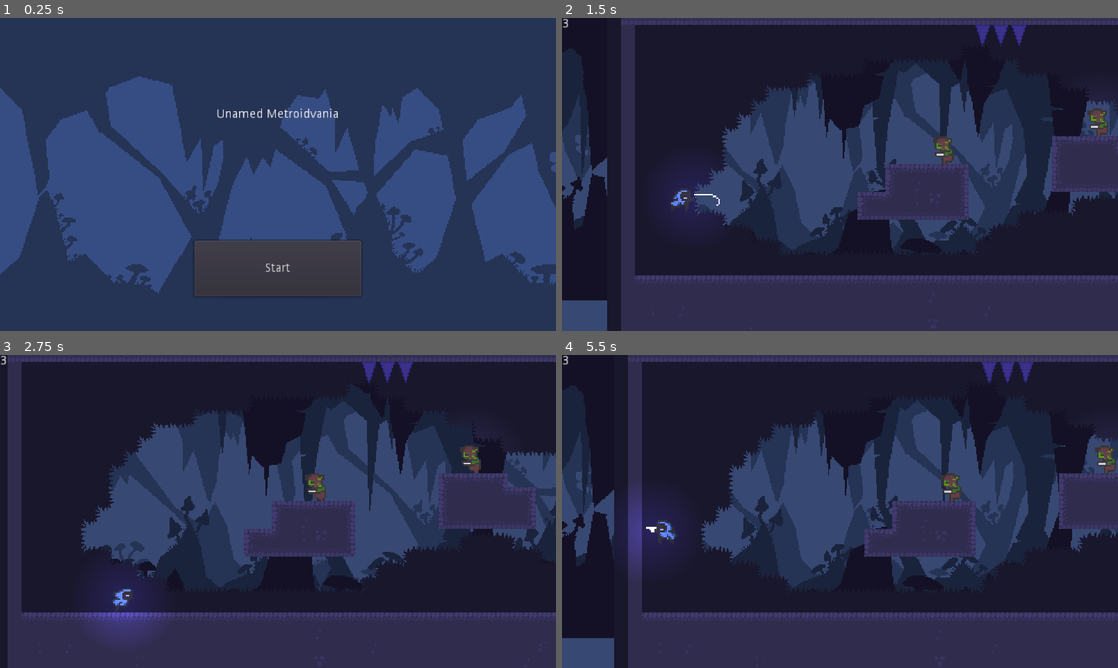
Above: before the commit, frames 1-4 (two rows, left to right).
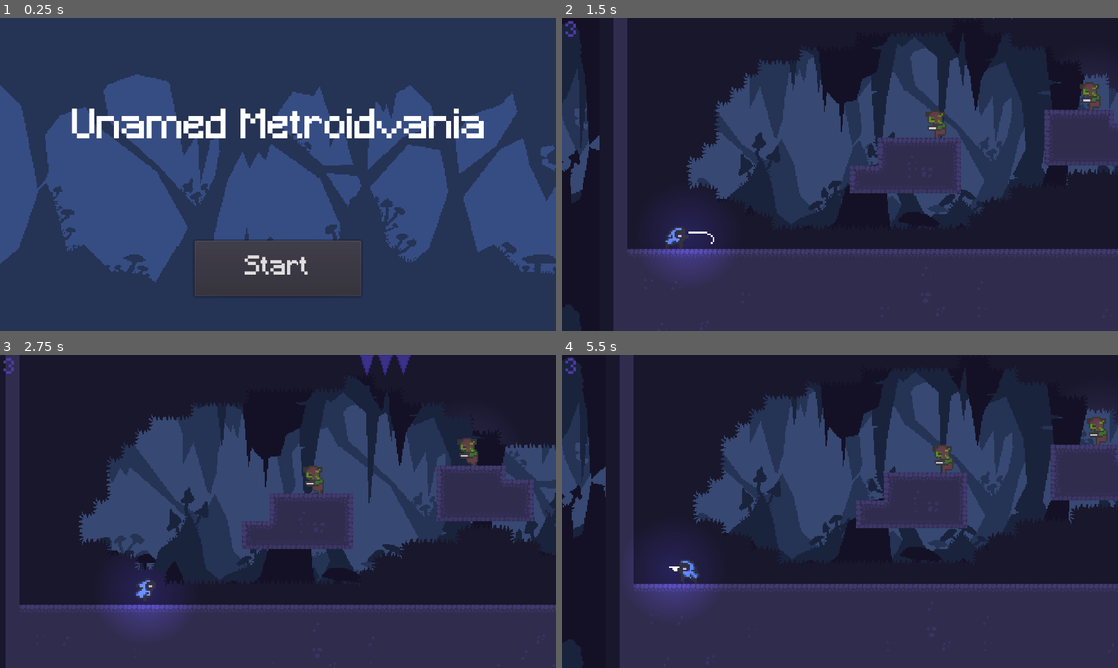
Above: after the commit, the same moments.

Repository: drkdragonz/Metroidvania
Game: Godot game, scene res://Menu.tscn
Same seed, same stepped clock (60 frames per second), same inputs: the game is played once before the commit and once after it.
Inputs (mouse positions are in pixels of both pictures, inside the frame that each line leads up to):
- Up to frame 1 (0.25 s): no input
- Up to frame 2 (1.5 s): click "Start" at 0.5 s; tap Enter (ui_accept) at 1.25 s; move the mouse to (962, 158) at 1.27 s; hold D (right) from 1.28 s (still down); click (962, 158) at 1.35 s
- Up to frame 3 (2.75 s): keep holding D (right); tap Enter (ui_accept) at 1.52, 2.27 s; move the mouse to (166, 527) at 2.02 s; click (166, 527) at 2.1 s
- Up to frame 4 (5.5 s): move the mouse to (895, 442) at 2.77 s; release D (right) at 2.78 s; hold A (left) 2.78-3.53 s; right-click (895, 442) at 2.85 s; click (895, 442) at 3.05 s; move the mouse to (812, 574) at 3.52 s; hold D (right) 3.53-5.03 s; click (812, 574) at 3.6 s; tap Enter (ui_accept) at 3.77, 4.52, 5.27 s; move the mouse to (1006, 558) at 4.27 s; click (1006, 558) at 4.35 s; move the mouse to (673, 464) at 5.02 s; hold A (left) from 5.03 s (still down); right-click (673, 464) at 5.1 s; click (673, 464) at 5.3 s

The runs differ from the first frame. In frame 1, 12% of the frame differs, in the area x 0-100%, y 18-88%; in frame 2, 34%; in frame 3, 16%; in frame 4, 36%, in the area x 0-100%, y 0-100%.

Commit message:
just more stuff xD

Diff:
--- a/Menu.tscn
+++ b/Menu.tscn
@@ -1,7 +1,16 @@
-[gd_scene load_steps=3 format=2]
+[gd_scene load_steps=6 format=2]
 
 [ext_resource path="res://Menu.gd" type="Script" id=1]
+[ext_resource path="res://Minecraft.ttf" type="DynamicFontData" id=2]
 [ext_resource path="res://Art/BG/Mushroom_Cave_L2.png" type="Texture" id=4]
+
+[sub_resource type="DynamicFont" id=1]
+size = 30
+font_data = ExtResource( 2 )
+
+[sub_resource type="DynamicFont" id=2]
+size = 46
+font_data = ExtResource( 2 )
 
 [node name="StartMenu" type="Control"]
 anchor_right = 1.0
@@ -20,7 +29,7 @@
 }
 
 [node name="Sprite3" type="Sprite" parent="."]
-scale = Vector2( 1.5, 1.5 )
+scale = Vector2( 1.475, 1.44 )
 texture = ExtResource( 4 )
 centered = false
 
@@ -29,6 +38,7 @@
 margin_top = 256.0
 margin_right = 416.0
 margin_bottom = 320.0
+custom_fonts/font = SubResource( 1 )
 text = "Start"
 __meta__ = {
 "_edit_use_anchors_": false
@@ -38,6 +48,7 @@
 margin_top = 104.0
 margin_right = 640.0
 margin_bottom = 272.0
+custom_fonts/font = SubResource( 2 )
 text = "Unamed Metroidvania"
 align = 1
 __meta__ = {
--- a/Scenes/BasicEnemy.tscn
+++ b/Scenes/BasicEnemy.tscn
@@ -7,44 +7,44 @@
 [ext_resource path="res://Art/Light.png" type="Texture" id=5]
 
 [sub_resource type="AtlasTexture" id=1]
+atlas = ExtResource( 4 )
+region = Rect2( 0, 0, 16, 16 )
+
+[sub_resource type="AtlasTexture" id=2]
+atlas = ExtResource( 4 )
+region = Rect2( 16, 0, 16, 16 )
+
+[sub_resource type="AtlasTexture" id=3]
+atlas = ExtResource( 4 )
+region = Rect2( 32, 0, 16, 16 )
+
+[sub_resource type="AtlasTexture" id=4]
+atlas = ExtResource( 4 )
+region = Rect2( 48, 0, 16, 16 )
+
+[sub_resource type="AtlasTexture" id=5]
+atlas = ExtResource( 4 )
+region = Rect2( 64, 0, 16, 16 )
+
+[sub_resource type="AtlasTexture" id=6]
+atlas = ExtResource( 4 )
+region = Rect2( 80, 0, 16, 16 )
+
+[sub_resource type="AtlasTexture" id=7]
 atlas = ExtResource( 2 )
 region = Rect2( 0, 0, 24, 16 )
 
-[sub_resource type="AtlasTexture" id=2]
+[sub_resource type="AtlasTexture" id=8]
 atlas = ExtResource( 2 )
 region = Rect2( 24, 0, 24, 16 )
 
-[sub_resource type="AtlasTexture" id=3]
+[sub_resource type="AtlasTexture" id=9]
 atlas = ExtResource( 2 )
 region = Rect2( 48, 0, 24, 16 )
 
-[sub_resource type="AtlasTexture" id=4]
+[sub_resource type="AtlasTexture" id=10]
 atlas = ExtResource( 2 )
 region = Rect2( 72, 0, 24, 16 )
-
-[sub_resource type="AtlasTexture" id=5]
-atlas = ExtResource( 4 )
-region = Rect2( 0, 0, 16, 16 )
-
-[sub_resource type="AtlasTexture" id=6]
-atlas = ExtResource( 4 )
-region = Rect2( 16, 0, 16, 16 )
-
-[sub_resource type="AtlasTexture" id=7]
-atlas = ExtResource( 4 )
-region = Rect2( 32, 0, 16, 16 )
-
-[sub_resource type="AtlasTexture" id=8]
-atlas = ExtResource( 4 )
-region = Rect2( 48, 0, 16, 16 )
-
-[sub_resource type="AtlasTexture" id=9]
-atlas = ExtResource( 4 )
-region = Rect2( 64, 0, 16, 16 )
-
-[sub_resource type="AtlasTexture" id=10]
-atlas = ExtResource( 4 )
-region = Rect2( 80, 0, 16, 16 )
 
 [sub_resource type="AtlasTexture" id=11]
 atlas = ExtResource( 3 )
@@ -72,14 +72,14 @@
 
 [sub_resource type="SpriteFrames" id=17]
 animations = [ {
-"frames": [ SubResource( 1 ), SubResource( 2 ), SubResource( 3 ), SubResource( 4 ) ],
+"frames": [ SubResource( 1 ), SubResource( 2 ), SubResource( 3 ), SubResource( 4 ), SubResource( 5 ), SubResource( 6 ) ],
+"loop": true,
+"name": "Death",
+"speed": 13.0
+}, {
+"frames": [ SubResource( 7 ), SubResource( 8 ), SubResource( 9 ), SubResource( 10 ) ],
 "loop": false,
 "name": "Attack",
-"speed": 13.0
-}, {
-"frames": [ SubResource( 5 ), SubResource( 6 ), SubResource( 7 ), SubResource( 8 ), SubResource( 9 ), SubResource( 10 ) ],
-"loop": true,
-"name": "Death",
 "speed": 13.0
 }, {
 "frames": [ SubResource( 11 ), SubResource( 12 ), SubResource( 13 ), SubResource( 14 ), SubResource( 15 ), SubResource( 16 ) ],
@@ -162,4 +162,5 @@
 shadow_enabled = true
 
 [connection signal="body_entered" from="PlayerDetector" to="." method="_on_Area2D_body_entered"]
+[connection signal="body_entered" from="AttackBox" to="." method="_on_AttackBox_body_entered"]
 [connection signal="area_entered" from="HurtBox" to="." method="_on_HurtBox_area_entered"]
--- a/Scenes/Bullet.tscn
+++ b/Scenes/Bullet.tscn
@@ -41,7 +41,7 @@
 radius = 11.0437
 
 [node name="Bullet" type="Area2D" groups=[
-"Enemy",
+"Projectile",
 ]]
 collision_mask = 5
 script = ExtResource( 1 )
--- a/Scenes/FallingSpike.tscn
+++ b/Scenes/FallingSpike.tscn
@@ -7,7 +7,7 @@
 extents = Vector2( 9.60881, 11.6539 )
 
 [node name="FallingSpike" type="Area2D" groups=[
-"Enemy",
+"Projectile",
 ]]
 collision_layer = 2
 collision_mask = 5
--- a/Scenes/Shuriken.tscn
+++ b/Scenes/Shuriken.tscn
@@ -35,10 +35,10 @@
 }
 
 [sub_resource type="CircleShape2D" id=3]
-radius = 9.67664
+radius = 6.42911
 
 [sub_resource type="CircleShape2D" id=4]
-radius = 10.9625
+radius = 7.57345
 
 [node name="Shuriken" type="Area2D" groups=[
 "Sword",
--- a/Scenes/World.tscn
+++ b/Scenes/World.tscn
@@ -333,13 +333,13 @@
 } ]
 0/z_index = 0
 
+[sub_resource type="RectangleShape2D" id=49]
+extents = Vector2( 99.5275, 0.999512 )
+
 [sub_resource type="RectangleShape2D" id=50]
-extents = Vector2( 99.5275, 3.82648 )
-
-[sub_resource type="RectangleShape2D" id=51]
-extents = Vector2( 99.5275, 3.97699 )
-
-[sub_resource type="Curve2D" id=49]
+extents = Vector2( 99.5275, 0.757721 )
+
+[sub_resource type="Curve2D" id=51]
 _data = {
 "points": PoolVector2Array( -62.0961, -10.3494, 62.0961, 10.3494, 1449.8, 132.675, -13.0815, -21.9203, 13.0815, 21.9203 …(302 unchanged characters)…
 }
@@ -378,10 +378,10 @@
 [node name="ParallaxBackground" type="ParallaxBackground" parent="LevelArt"]
 
 [node name="ColorRect" type="ColorRect" parent="LevelArt/ParallaxBackground"]
-margin_left = -35.63
-margin_top = -17.0
-margin_right = 1768.37
-margin_bottom = 705.0
+margin_left = -35.4813
+margin_top = -17.2973
+margin_right = 1768.52
+margin_bottom = 704.703
 color = Color( 0.21759, 0.285149, 0.449219, 1 )
 __meta__ = {
 "_edit_use_anchors_": false
@@ -415,7 +415,7 @@
 centered = false
 
 [node name="Player" parent="." instance=ExtResource( 3 )]
-position = Vector2( 27.5396, 175.767 )
+position = Vector2( 56.4938, 278.22 )
 collision_mask = 6
 
 [node name="Camera2D" type="Camera2D" parent="Player"]
@@ -455,6 +455,15 @@
 [node name="FallingSpike3" parent="Stuffs" instance=ExtResource( 4 )]
 position = Vector2( 442, 8 )
 
+[node name="FallingSpike7" parent="Stuffs" instance=ExtResource( 4 )]
+position = Vector2( 608, 424 )
+
+[node name="FallingSpike8" parent="Stuffs" instance=ExtResource( 4 )]
+position = Vector2( 648, 424 )
+
+[node name="FallingSpike9" parent="Stuffs" instance=ExtResource( 4 )]
+position = Vector2( 688, 424 )
+
 [node name="FallingSpike4" parent="Stuffs" instance=ExtResource( 4 )]
 position = Vector2( 638, 8 )
 
@@ -468,15 +477,15 @@
 position = Vector2( 1612, 358 )
 
 [node name="CollisionShape2D" type="CollisionShape2D" parent="Stuffs/Area2D"]
-position = Vector2( 3.48938, -2.57529 )
-shape = SubResource( 50 )
+position = Vector2( 3.35742, -8.80039 )
+shape = SubResource( 49 )
 
 [node name="Area2D2" type="Area2D" parent="Stuffs"]
 position = Vector2( 1612, 358 )
 
 [node name="CollisionShape2D" type="CollisionShape2D" parent="Stuffs/Area2D2"]
-position = Vector2( 3.57922, 8.11688 )
-shape = SubResource( 51 )
+position = Vector2( 3.57922, 15.1793 )
+shape = SubResource( 50 )
 
 [node name="Enemies" type="Node2D" parent="."]
 
@@ -511,20 +520,20 @@
 [node name="Path2D3" type="Path2D" parent="Enemies"]
 position = Vector2( -340.715, 410.001 )
 scale = Vector2( 0.73857, 0.69989 )
-curve = SubResource( 49 )
+curve = SubResource( 51 )
 
 [node name="PathFollow2D" type="PathFollow2D" parent="Enemies/Path2D3"]
 position = Vector2( 1449.8, 132.675 )
 rotate = false
 
 [node name="WallEnemy3" parent="Enemies/Path2D3/PathFollow2D" instance=ExtResource( 5 )]
-position = Vector2( 0.228516, -0.00244141 )
+position = Vector2( -0.00494385, 0.198364 )
 scale = Vector2( 1.42857, 1.42858 )
 
 [node name="Path2D2" type="Path2D" parent="Enemies"]
 position = Vector2( 298.887, -17.3538 )
 scale = Vector2( 0.295726, 1.06446 )
-curve = SubResource( 49 )
+curve = SubResource( 51 )
 
 [node name="PathFollow2D" type="PathFollow2D" parent="Enemies/Path2D2"]
 position = Vector2( 1449.8, 132.675 )
--- a/Scripts/Player.gd
+++ b/Scripts/Player.gd
@@ -21,19 +21,20 @@
 var can_shoot = true
 const SHURIKEN = preload("res://Scenes/Shuriken.tscn")
 
-export var Health = 3
-var repulsion = Vector2()
-var knock_force = 1000
+export var Health = 30
+var knockback = 1000
+var player_pos = null
+var enemy_pos = null
 
 
 enum {
 	IDLE
 	RUN
 	AIR
-	KNOCKBACK
 	ATTACK
 	SHOOT
 	DEATH
+	KNOCKBACK
 }
 
 var _state: int = IDLE
@@ -61,6 +62,7 @@
 
 	match _state:
 		IDLE:
+			$HitBox/CollisionShape2D.disabled = false
 			animated_sprite.play("Idle")
 			if is_on_floor() and _velocity.x:
 				change_state(RUN)
@@ -76,6 +78,14 @@
 				change_state(IDLE)
 				can_jump = can_jump_start
 		KNOCKBACK:
+			player_pos = global_position
+			print(enemy_pos)
+			print(player_pos)
+			_velocity = 0
+			_velocity = (player_pos - enemy_pos).normalized() * knockback
+			$AnimationPlayer.play("Flash")
+			$HitBox/CollisionShape2D.disabled = true
+			yield(get_tree().create_timer(0.1), "timeout")
 			change_state(IDLE)
 		ATTACK:
 			attacking = true
@@ -96,12 +106,13 @@
 			change_state(IDLE)
 		DEATH:
 			animated_sprite.play("Death")
-			yield(get_tree().create_timer(0.5), "timeout")
+			yield(get_tree().create_timer(1.2), "timeout")
 			get_tree().reload_current_scene()
 
 
 
 	_velocity = move_and_slide(_velocity, _floor)
+
 
 func move_direction() -> Vector2:
 	return Vector2(
@@ -129,6 +140,7 @@
 
 func _on_HitBox_area_entered(area):
 	if area.is_in_group("Enemy"):
+		enemy_pos = (area.get_parent()).get_global_position()
 		#print("hit")
 		Health -= 1
 		$TempUi/CanvasLayer/Label.text = str(Health)
@@ -136,9 +148,9 @@
 		if Health < 1:
 			change_state(DEATH)
 			$TempUi/CanvasLayer/Label.text = str("Dead")
-	if area.is_in_group("Spike"):
+	if area.is_in_group("Projectile"):
 		#print("hit")
-		Health -= 3
+		Health -= 1
 		$TempUi/CanvasLayer/Label.text = str(Health)
 		if Health < 1:
 			$TempUi/CanvasLayer/Label.text = str("Dead")
--- a/Scripts/Scenes/Player.tscn
+++ b/Scripts/Scenes/Player.tscn
@@ -9,175 +9,217 @@
 [ext_resource path="res://Art/herochar_death_anim_strip_8.png" type="Texture" id=7]
 [ext_resource path="res://Art/herochar_hit_anim_strip_3.png" type="Texture" id=8]
 [ext_resource path="res://Art/Light.png" type="Texture" id=9]
-
-[sub_resource type="RectangleShape2D" id=1]
+[ext_resource path="res://Minecraft.ttf" type="DynamicFontData" id=10]
+
+[sub_resource type="Shader" id=1]
+code = "shader_type canvas_item;
+
+uniform vec4 flash_color : hint_color = vec4(1.0);
+uniform float flash_modifyer : hint_range(0.0, 1.0) = 0.0;
+
+void fragment() {
+	vec4 color = texture(TEXTURE, UV);
+	color.rgb = mix(color.rgb, flash_color.rgb, flash_modifyer);
+	COLOR = color;
+}"
+
+[sub_resource type="ShaderMaterial" id=2]
+shader = SubResource( 1 )
+shader_param/flash_color = Color( 1, 1, 1, 1 )
+shader_param/flash_modifyer = 0.0
+
+[sub_resource type="RectangleShape2D" id=3]
 extents = Vector2( 10.8975, 16 )
 
-[sub_resource type="AtlasTexture" id=2]
-atlas = ExtResource( 3 )
-region = Rect2( 0, 0, 16, 16 )
-
-[sub_resource type="AtlasTexture" id=3]
-atlas = ExtResource( 3 )
-region = Rect2( 16, 0, 16, 16 )
-
 [sub_resource type="AtlasTexture" id=4]
-atlas = ExtResource( 3 )
-region = Rect2( 32, 0, 16, 16 )
+atlas = ExtResource( 8 )
+region = Rect2( 0, 0, 16, 16 )
 
 [sub_resource type="AtlasTexture" id=5]
-atlas = ExtResource( 3 )
+atlas = ExtResource( 8 )
+region = Rect2( 16, 0, 16, 16 )
+
+[sub_resource type="AtlasTexture" id=6]
+atlas = ExtResource( 8 )
+region = Rect2( 32, 0, 16, 16 )
+
+[sub_resource type="AtlasTexture" id=7]
+atlas = ExtResource( 2 )
+region = Rect2( 0, 0, 16, 16 )
+
+[sub_resource type="AtlasTexture" id=8]
+atlas = ExtResource( 2 )
+region = Rect2( 16, 0, 16, 16 )
+
+[sub_resource type="AtlasTexture" id=9]
+atlas = ExtResource( 2 )
+region = Rect2( 32, 0, 16, 16 )
+
+[sub_resource type="AtlasTexture" id=10]
+atlas = ExtResource( 2 )
 region = Rect2( 48, 0, 16, 16 )
 
-[sub_resource type="AtlasTexture" id=6]
+[sub_resource type="AtlasTexture" id=11]
+atlas = ExtResource( 3 )
+region = Rect2( 0, 0, 16, 16 )
+
+[sub_resource type="AtlasTexture" id=12]
+atlas = ExtResource( 3 )
+region = Rect2( 16, 0, 16, 16 )
+
+[sub_resource type="AtlasTexture" id=13]
+atlas = ExtResource( 3 )
+region = Rect2( 32, 0, 16, 16 )
+
+[sub_resource type="AtlasTexture" id=14]
+atlas = ExtResource( 3 )
+region = Rect2( 48, 0, 16, 16 )
+
+[sub_resource type="AtlasTexture" id=15]
 atlas = ExtResource( 3 )
 region = Rect2( 64, 0, 16, 16 )
 
-[sub_resource type="AtlasTexture" id=7]
+[sub_resource type="AtlasTexture" id=16]
 atlas = ExtResource( 3 )
 region = Rect2( 80, 0, 16, 16 )
 
-[sub_resource type="AtlasTexture" id=8]
-atlas = ExtResource( 2 )
-region = Rect2( 0, 0, 16, 16 )
-
-[sub_resource type="AtlasTexture" id=9]
-atlas = ExtResource( 2 )
-region = Rect2( 16, 0, 16, 16 )
-
-[sub_resource type="AtlasTexture" id=10]
-atlas = ExtResource( 2 )
-region = Rect2( 32, 0, 16, 16 )
-
-[sub_resource type="AtlasTexture" id=11]
-atlas = ExtResource( 2 )
+[sub_resource type="AtlasTexture" id=17]
+atlas = ExtResource( 7 )
+region = Rect2( 0, 0, 16, 16 )
+
+[sub_resource type="AtlasTexture" id=18]
+atlas = ExtResource( 7 )
+region = Rect2( 16, 0, 16, 16 )
+
+[sub_resource type="AtlasTexture" id=19]
+atlas = ExtResource( 7 )
+region = Rect2( 32, 0, 16, 16 )
+
+[sub_resource type="AtlasTexture" id=20]
+atlas = ExtResource( 7 )
 region = Rect2( 48, 0, 16, 16 )
 
-[sub_resource type="AtlasTexture" id=12]
-atlas = ExtResource( 8 )
-region = Rect2( 0, 0, 16, 16 )
-
-[sub_resource type="AtlasTexture" id=13]
-atlas = ExtResource( 8 )
-region = Rect2( 16, 0, 16, 16 )
-
-[sub_resource type="AtlasTexture" id=14]
-atlas = ExtResource( 8 )
-region = Rect2( 32, 0, 16, 16 )
-
-[sub_resource type="AtlasTexture" id=15]
-atlas = ExtResource( 7 )
-region = Rect2( 0, 0, 16, 16 )
-
-[sub_resource type="AtlasTexture" id=16]
-atlas = ExtResource( 7 )
-region = Rect2( 16, 0, 16, 16 )
-
-[sub_resource type="AtlasTexture" id=17]
-atlas = ExtResource( 7 )
-region = Rect2( 32, 0, 16, 16 )
-
-[sub_resource type="AtlasTexture" id=18]
-atlas = ExtResource( 7 )
-region = Rect2( 48, 0, 16, 16 )
-
-[sub_resource type="AtlasTexture" id=19]
+[sub_resource type="AtlasTexture" id=21]
 atlas = ExtResource( 7 )
 region = Rect2( 64, 0, 16, 16 )
 
-[sub_resource type="AtlasTexture" id=20]
+[sub_resource type="AtlasTexture" id=22]
 atlas = ExtResource( 7 )
 region = Rect2( 80, 0, 16, 16 )
 
-[sub_resource type="AtlasTexture" id=21]
+[sub_resource type="AtlasTexture" id=23]
 atlas = ExtResource( 7 )
 region = Rect2( 96, 0, 16, 16 )
 
-[sub_resource type="AtlasTexture" id=22]
+[sub_resource type="AtlasTexture" id=24]
 atlas = ExtResource( 7 )
 region = Rect2( 112, 0, 16, 16 )
 
-[sub_resource type="AtlasTexture" id=23]
+[sub_resource type="AtlasTexture" id=25]
 atlas = ExtResource( 4 )
 region = Rect2( 0, 0, 32, 16 )
 
-[sub_resource type="AtlasTexture" id=24]
+[sub_resource type="AtlasTexture" id=26]
 atlas = ExtResource( 4 )
 region = Rect2( 32, 0, 32, 16 )
 
-[sub_resource type="AtlasTexture" id=25]
+[sub_resource type="AtlasTexture" id=27]
 atlas = ExtResource( 4 )
 region = Rect2( 64, 0, 32, 16 )
 
-[sub_resource type="AtlasTexture" id=26]
+[sub_resource type="AtlasTexture" id=28]
 atlas = ExtResource( 4 )
 region = Rect2( 96, 0, 32, 16 )
-
-[sub_resource type="AtlasTexture" id=27]
-atlas = ExtResource( 5 )
-region = Rect2( 0, 0, 16, 16 )
-
-[sub_resource type="AtlasTexture" id=28]
-atlas = ExtResource( 5 )
-region = Rect2( 16, 0, 16, 16 )
 
 [sub_resource type="AtlasTexture" id=29]
 atlas = ExtResource( 5 )
-region = Rect2( 32, 0, 16, 16 )
-
-[sub_resource type="SpriteFrames" id=30]
+region = Rect2( 0, 0, 16, 16 )
+
+[sub_resource type="AtlasTexture" id=30]
+atlas = ExtResource( 5 )
+region = Rect2( 16, 0, 16, 16 )
+
+[sub_resource type="AtlasTexture" id=31]
+atlas = ExtResource( 5 )
+region = Rect2( 32, 0, 16, 16 )
+
+[sub_resource type="SpriteFrames" id=32]
 animations = [ {
-"frames": [ SubResource( 2 ), SubResource( 3 ), SubResource( 4 ), SubResource( 5 ), SubResource( 6 ), SubResource( 7 ) ],
-"loop": true,
-"name": "Run",
-"speed": 13.0
-}, {
-"frames": [ SubResource( 8 ), SubResource( 9 ), SubResource( 10 ), SubResource( 11 ) ],
-"loop": true,
-"name": "Idle",
-"speed": 10.0
-}, {
-"frames": [ SubResource( 12 ), SubResource( 13 ), SubResource( 14 ) ],
+"frames": [ SubResource( 4 ), SubResource( 5 ), SubResource( 6 ) ],
 "loop": false,
 "name": "Stunned",
 "speed": 5.0
 }, {
-"frames": [ SubResource( 15 ), SubResource( 16 ), SubResource( 17 ), SubResource( 18 ), SubResource( 19 ), SubResource( 20 ), SubResource( 21 ), SubResource( 22 ) ],
+"frames": [ SubResource( 7 ), SubResource( 8 ), SubResource( 9 ), SubResource( 10 ) ],
+"loop": true,
+"name": "Idle",
+"speed": 10.0
+}, {
+"frames": [ SubResource( 11 ), SubResource( 12 ), SubResource( 13 ), SubResource( 14 ), SubResource( 15 ), SubResource( 16 ) ],
+"loop": true,
+"name": "Run",
+"speed": 13.0
+}, {
+"frames": [ SubResource( 17 ), SubResource( 18 ), SubResource( 19 ), SubResource( 20 ), SubResource( 21 ), SubResource( 22 ), SubResource( 23 ), SubResource( 24 ) ],
 "loop": true,
 "name": "Death",
 "speed": 5.0
 }, {
-"frames": [ SubResource( 23 ), SubResource( 24 ), SubResource( 25 ), SubResource( 26 ) ],
+"frames": [ SubResource( 25 ), SubResource( 26 ), SubResource( 27 ), SubResource( 28 ) ],
 "loop": false,
 "name": "Attack",
 "speed": 13.0
 }, {
-"frames": [ SubResource( 27 ), SubResource( 28 ), SubResource( 29 ) ],
+"frames": [ SubResource( 29 ), SubResource( 30 ), SubResource( 31 ) ],
 "loop": true,
 "name": "Jump",
 "speed": 13.0
 } ]
 
-[sub_resource type="RectangleShape2D" id=31]
+[sub_resource type="RectangleShape2D" id=33]
 extents = Vector2( 10.2301, 10 )
 
-[sub_resource type="RectangleShape2D" id=32]
+[sub_resource type="RectangleShape2D" id=34]
 extents = Vector2( 12.386, 17.0692 )
+
+[sub_resource type="DynamicFont" id=35]
+size = 24
+font_data = ExtResource( 10 )
+
+[sub_resource type="Animation" id=36]
+resource_name = "Flash"
+length = 0.3
+tracks/0/type = "value"
+tracks/0/path = NodePath(".:material:shader_param/flash_modifyer")
+tracks/0/interp = 1
+tracks/0/loop_wrap = true
+tracks/0/imported = false
+tracks/0/enabled = true
+tracks/0/keys = {
+"times": PoolRealArray( 0, 0.1, 0.3 ),
+"transitions": PoolRealArray( 1, 1, 1 ),
+"update": 0,
+"values": [ 0.0, 1.0, 0.0 ]
+}
 
 [node name="Player" type="KinematicBody2D" groups=[
 "Player",
 ]]
+material = SubResource( 2 )
 script = ExtResource( 1 )
 jump_force = 400
 _gravity = 20
 
 [node name="CollisionShape2D" type="CollisionShape2D" parent="."]
-shape = SubResource( 1 )
+shape = SubResource( 3 )
 
 [node name="AnimatedSprite" type="AnimatedSprite" parent="."]
+use_parent_material = true
 scale = Vector2( 2, 2 )
-frames = SubResource( 30 )
+frames = SubResource( 32 )
 animation = "Stunned"
+frame = 2
+playing = true
 
 [node name="Sword" type="Area2D" parent="." groups=[
 "Sword",
@@ -189,22 +231,27 @@
 
 [node name="CollisionShape2D" type="CollisionShape2D" parent="Sword"]
 position = Vector2( 21.5251, 0 )
-shape = SubResource( 31 )
+shape = SubResource( 33 )
 disabled = true
 
 [node name="HitBox" type="Area2D" parent="."]
 collision_mask = 3
 
 [node name="CollisionShape2D" type="CollisionShape2D" parent="HitBox"]
-shape = SubResource( 32 )
+visible = false
+shape = SubResource( 34 )
 
 [node name="TempUi" type="Node2D" parent="."]
 
 [node name="CanvasLayer" type="CanvasLayer" parent="TempUi"]
 
 [node name="Label" type="Label" parent="TempUi/CanvasLayer"]
-margin_right = 40.0
-margin_bottom = 14.0
+margin_left = 4.0
+margin_top = 3.0
+margin_right = 44.0
+margin_bottom = 23.0
+custom_fonts/font = SubResource( 35 )
+custom_colors/font_color = Color( 0.309804, 0.231373, 0.67451, 1 )
 text = "3"
 __meta__ = {
 "_edit_use_anchors_": false
@@ -214,12 +261,14 @@
 position = Vector2( 24, -2 )
 
 [node name="Light2D" type="Light2D" parent="."]
+position = Vector2( -0.992126, -0.338737 )
 texture = ExtResource( 9 )
 texture_scale = 0.5
 color = Color( 0.486275, 0.427451, 0.890196, 1 )
 energy = 0.9
 
-[node name="Timer" type="Timer" parent="."]
+[node name="AnimationPlayer" type="AnimationPlayer" parent="."]
+anims/Flash = SubResource( 36 )
 
 [connection signal="animation_finished" from="AnimatedSprite" to="." method="_on_AnimatedSprite_animation_finished"]
 [connection signal="area_entered" from="HitBox" to="." method="_on_HitBox_area_entered"]
--- a/Scripts/Shuriken.gd
+++ b/Scripts/Shuriken.gd
@@ -21,7 +21,7 @@
 
 
 func _on_Area2D_area_entered(area):
-	print("hi")
+	#print("hi")
 	speed = 0
 	$AnimationPlayer.play("degrage")
 	yield(get_tree().create_timer(0.5), "timeout")
@@ -29,7 +29,7 @@
 
 
 func _on_Area2D_body_entered(body):
-	print("hi")
+	#print("hi")
 	speed = 0
 	$AnimationPlayer.play("degrage")
 	yield(get_tree().create_timer(0.5), "timeout")
Binary file added: Minecraft.ttf
Not shown: 1 places in Scenes/World.tscn that only renumber resources
Not shown: 1 places in Scripts/Scenes/Player.tscn that only renumber resources
